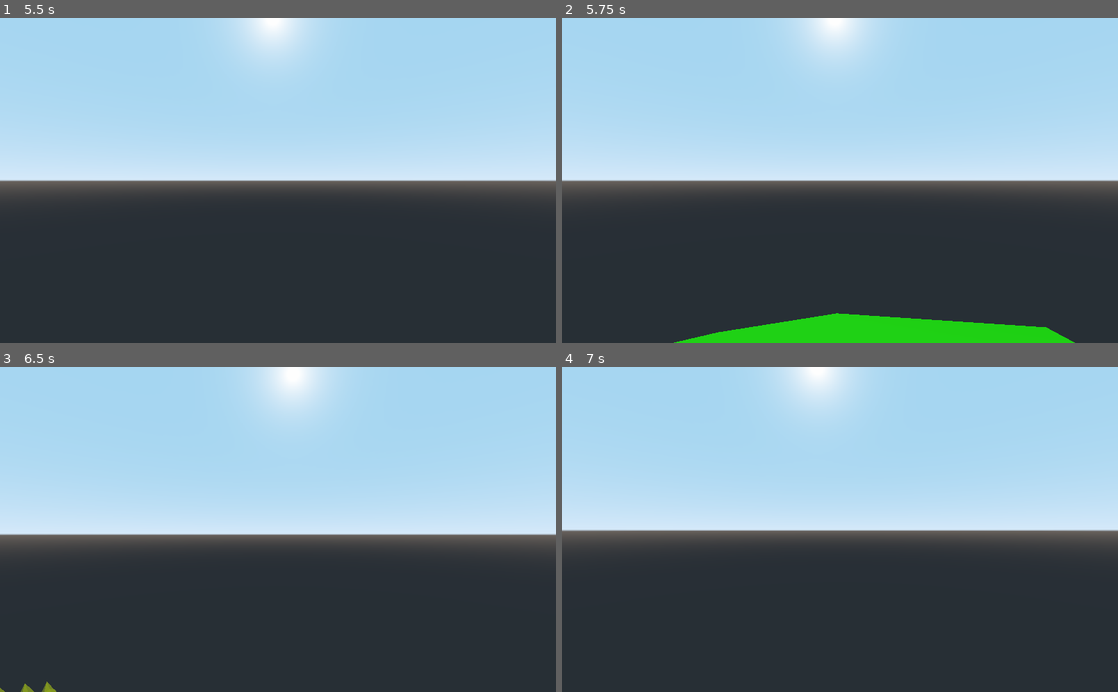
Above: before the commit, frames 1-4 (two rows, left to right).
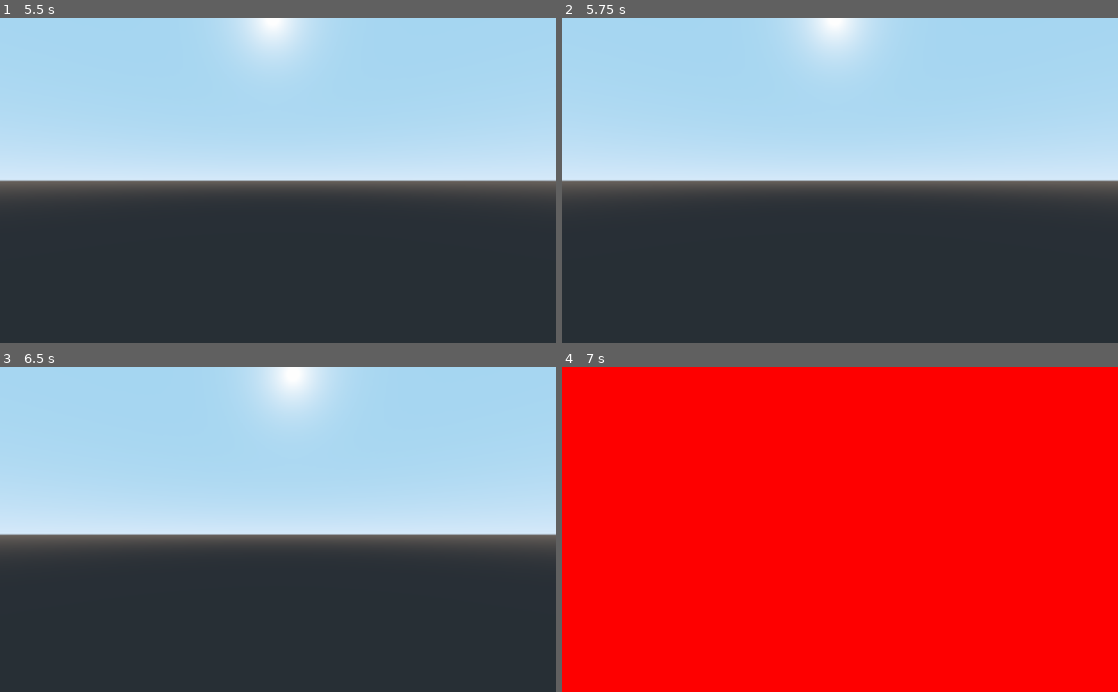
Above: after the commit, the same moments.

Repository: trian-gles/game-jam-dec-2021
Game: Godot game, scene res://Scenes/MainScene.tscn
Two runs of this game, one before a commit and one after it. Both use one fixed random seed, a clock stepped at 60 frames per second and the inputs below.
Inputs (mouse positions are in pixels of both pictures, inside the frame that each line leads up to):
- Up to frame 1 (5.5 s): tap Enter at 0.5, 2, 3.5 s; move the mouse to (305, 180) at 0.52 s; hold W (move_forward) from 0.53 s (still down); click (305, 180) at 0.6 s; tap Space (jump) at 0.77, 1.25, 1.52, 2.75, 3.02, 3.77, 4.25, 4.52 s; move the mouse to (250, 180) at 1.27 s; right-click (250, 180) at 1.35 s; move the mouse to (289, 174) at 2.02 s; click (289, 174) at 2.1 s; move the mouse to (272, 187) at 2.77 s; right-click (272, 187) at 2.85 s; move the mouse to (316, 183) at 3.52 s; click (316, 183) at 3.6 s; move the mouse to (233, 177) at 4.27 s; right-click (233, 177) at 4.35 s; move the mouse to (283, 180) at 5.02 s; click (283, 180) at 5.1 s
- Up to frame 2 (5.75 s): keep holding W (move_forward)
- Up to frame 3 (6.5 s): move the mouse to (255, 523) at 5.77 s; release W (move_forward) at 5.78 s; hold D (move_right) from 5.78 s (still down); right-click (255, 523) at 5.85 s; tap Space (jump) at 6.02 s
- Up to frame 4 (7 s): move the mouse to (867, 529) at 6.52 s; release D (move_right) at 6.53 s; hold W (move_forward) from 6.53 s (still down); click (867, 529) at 6.6 s; tap Space (jump) at 6.77 s

Frame 1 is identical in both runs. In frame 2, 4.2% of the frame differs, in the area x 20-93%, y 90-100%; in frame 3, less than 0.1%; in frame 4, 100%, in the area x 0-100%, y 0-100%.

Commit message:
dying sound

Diff:
--- a/Scenes/Player.tscn
+++ b/Scenes/Player.tscn
@@ -1,7 +1,9 @@
-[gd_scene load_steps=6 format=2]
+[gd_scene load_steps=10 format=2]
 
 [ext_resource path="res://Scripts/Player.gd" type="Script" id=1]
 [ext_resource path="res://Materials/Teleport.tres" type="Material" id=2]
+[ext_resource path="res://Scripts/AudioStreamPlayer.gd" type="Script" id=3]
+[ext_resource path="res://Sounds/white_noise.ogg" type="AudioStream" id=4]
 
 [sub_resource type="CapsuleShape" id=1]
 radius = 0.75
@@ -10,6 +12,13 @@
 [sub_resource type="CapsuleMesh" id=2]
 radius = 0.75
 mid_height = 1.25
+
+[sub_resource type="PlaneMesh" id=4]
+size = Vector2( 4, 4 )
+
+[sub_resource type="SpatialMaterial" id=5]
+flags_transparent = true
+albedo_color = Color( 0.733333, 0, 0, 0 )
 
 [sub_resource type="SphereMesh" id=3]
 
@@ -31,6 +40,11 @@
 
 [node name="Camera" type="Camera" parent="Head"]
 
+[node name="DeathVision" type="MeshInstance" parent="Head/Camera"]
+transform = Transform( 1.91069e-15, 4.37114e-08, 1, 1, -4.37114e-08, 0, 4.37114e-08, 1, -4.37114e-08, 0, 0, -1 )
+mesh = SubResource( 4 )
+material/0 = SubResource( 5 )
+
 [node name="ThrowPosition" type="Position3D" parent="Head/Camera"]
 transform = Transform( 1, 0, 0, 0, 1, 0, 0, 0, 1, 0, 0, -1.25085 )
 
@@ -39,3 +53,7 @@
 visible = false
 mesh = SubResource( 3 )
 material/0 = ExtResource( 2 )
+
+[node name="AudioStreamPlayer" type="AudioStreamPlayer" parent="."]
+stream = ExtResource( 4 )
+script = ExtResource( 3 )
--- /dev/null
+++ b/Scripts/AudioStreamPlayer.gd
@@ -0,0 +1,17 @@
+extends AudioStreamPlayer
+
+var white_noise = preload("res://Sounds/white_noise.ogg")
+
+# Declare member variables here. Examples:
+# var a = 2
+# var b = "text"
+
+
+# Called when the node enters the scene tree for the first time.
+func _ready():
+	pass # Replace with function body.
+
+
+func play_white_noise():
+	stream = white_noise
+	play()
--- a/Scripts/Player.gd
+++ b/Scripts/Player.gd
@@ -16,12 +16,16 @@
 var throw_charging = false
 var throw_mult = 1
 
+var is_dying = false
+
 const teleport = preload("res://Scenes/Teleport.tscn")
 
 onready var head = $Head
 onready var camera = $Head/Camera
 onready var throw_position = $Head/Camera/ThrowPosition
 onready var throw_cursor = $Head/Camera/ThrowPosition/ThrowCursor
+onready var death_vision = $Head/Camera/DeathVision
+onready var audio = $AudioStreamPlayer
 
 func _ready():
 	Input.set_mouse_mode(Input.MOUSE_MODE_CAPTURED)
@@ -91,8 +95,20 @@
 
 	velocity = move_and_slide(velocity, Vector3.UP, true)
 
-	if transform.origin.y < -40:
+
+	## HANDLE DYING
+	if transform.origin.y < -90:
 		die()
+	if transform.origin.y < -50:
+		if not is_dying:
+			is_dying = true
+			audio.play_white_noise()
+		var new_color = Color(255, 0, 0, (255 + (transform.origin.y + 50)) * 2 )
+		death_vision.get_active_material(0).set_albedo(new_color)
+	else:
+		if is_dying:
+			is_dying = false
+			audio.stop()
 
 func start_charging():
 	throw_charging = true
@@ -117,9 +133,13 @@
 
 func die():
 	print("YOU DED")
+	audio.stop()
 	if last_checkpoint:
 		print(last_checkpoint.name)
 		transform.origin = last_checkpoint.respawn_point
+
+	var new_color = Color(255, 0, 0, 0)
+	death_vision.get_active_material(0).set_albedo(new_color)
 
 func save_checkpoint(checkpoint):
 	if checkpoint != last_checkpoint:
Not shown, added: Sounds/white_noise.ogg.import
Not shown, added: Sounds/white_noise.ogg
